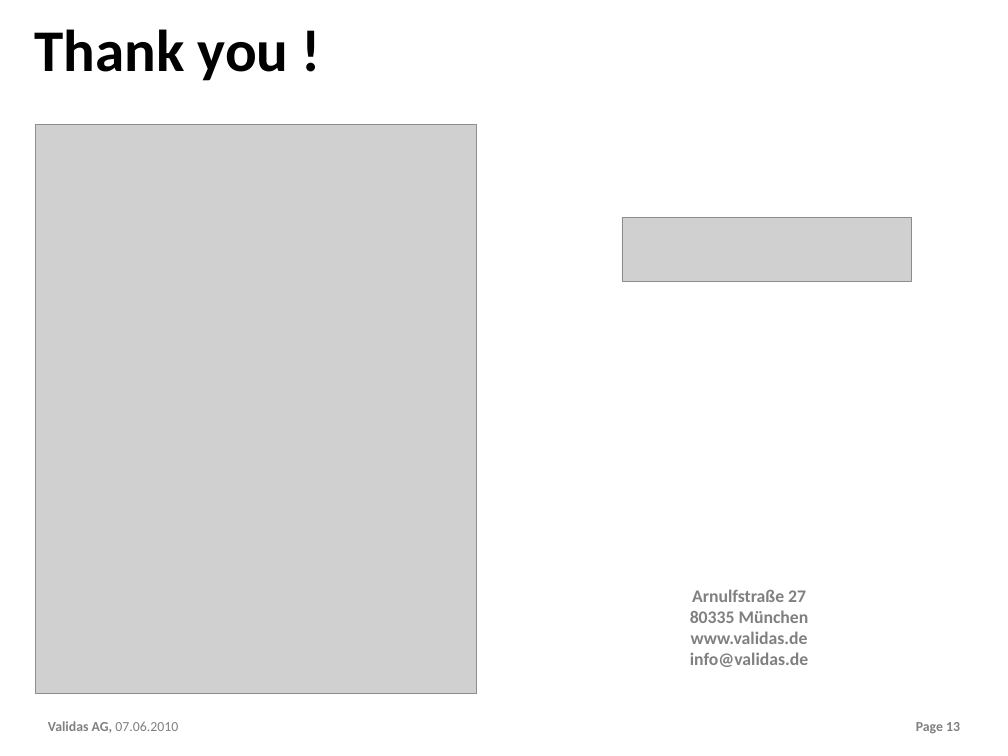
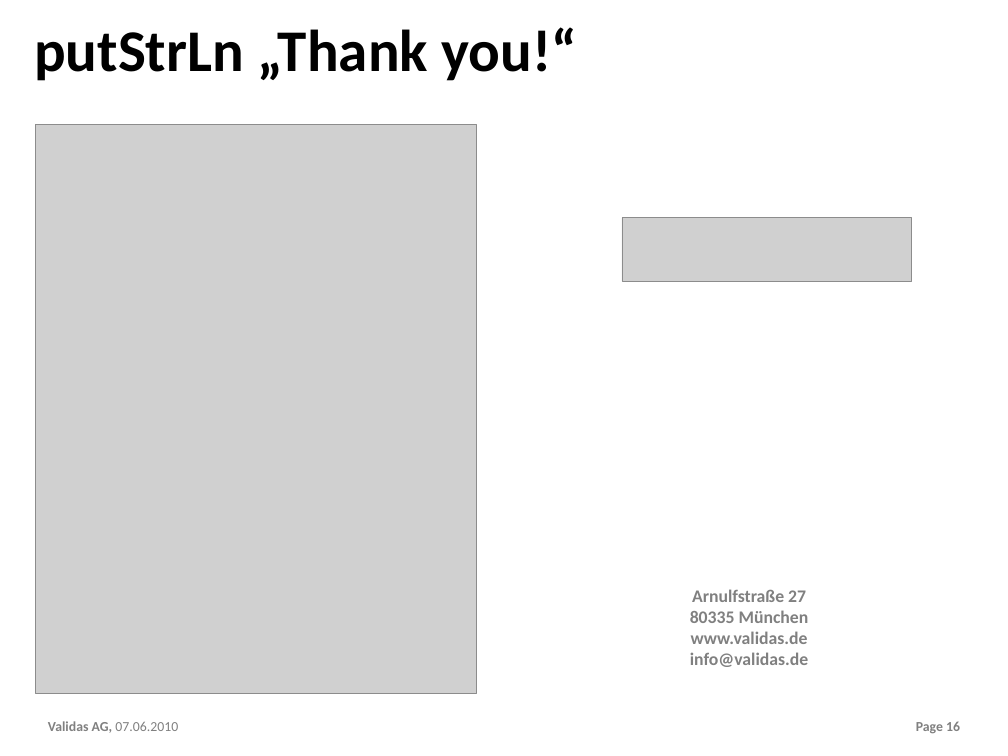
Before and after one commit to theoremprover/chess, a slide deck: slide 16 of ppt/Chess200.pptx (slide 13 before the commit). Drawn at 1008x756 pixels with LibreOffice and Linux fonts; fonts in the diff are those of the drawing; grey boxes stand for pictures; background and template pictures are left out. Boxes give left, top, right and bottom in pixels: in the first picture for what was removed or moved away, otherwise in the second. Text is boxed around its words. In the diff, an @@ line names an element or a change of style, - is before the commit and + after.

```diff
--- a/ppt/Chess200.pptx
+++ b/ppt/Chess200.pptx
@@ title at <box>34,27,577,81</box>: text changed @@
-Thank you !
+putStrLn „Thank you!“
@@ page number at <box>916,721,960,733</box>: text changed @@
-Page 13
+Page 16
```
Also in this commit, not shown: 4 other slides changed, 3 slides added.
